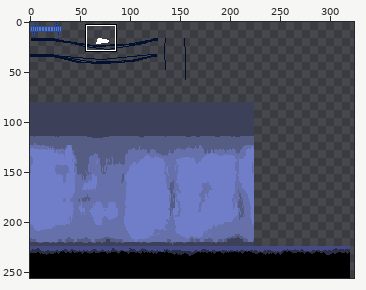
Pixel-art file, stored at Assets/_DeepHunting/Resources/Sprites/Environments/Prologue/Environment-Prologue.aseprite. The picture above shows the old version from afar; the outline marks the close-up.
Close-up. The starting point:
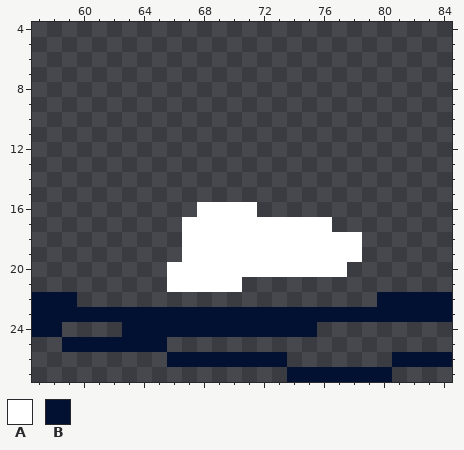
512x256 pixels, 1 frame. Shown: x 57..84, y 4..27. The wide view leaves out empty margins.
Visible layers, top first: "Holder", "Cable", "OutSideFloor", "Floor", "Wall".
Palette (. is transparent): A #ffffff  B #021032
Pixels before, first column x 57:
16 ...........AAAA.............
17 ..........AAAAAAAAAA........
18 ..........AAAAAAAAAAAA......
19 ..........AAAAAAAAAAAA......
20 .........AAAAAAAAAAAA.......
21 .........AAAAA..............
22 BBB....................BBBBB
23 BBBBBBBBBBBBBBBBBBBBBBBBBBBB
24 BB....BBBBBBBBBBBBB.........
25 ..BBBBBBB...................
26 .........BBBBBBBB.......BBBB
27 .................BBBBBBB....
New version:
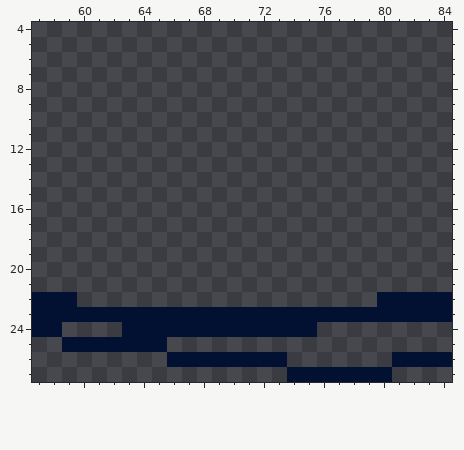
Changes in this commit:
Changed rows in their new state; - is an unchanged pixel.
Layer "Wall":
first column x 66:
16 --....-------
17 -..........--
18 -............
19 -............
20 ............-
21 .....--------
